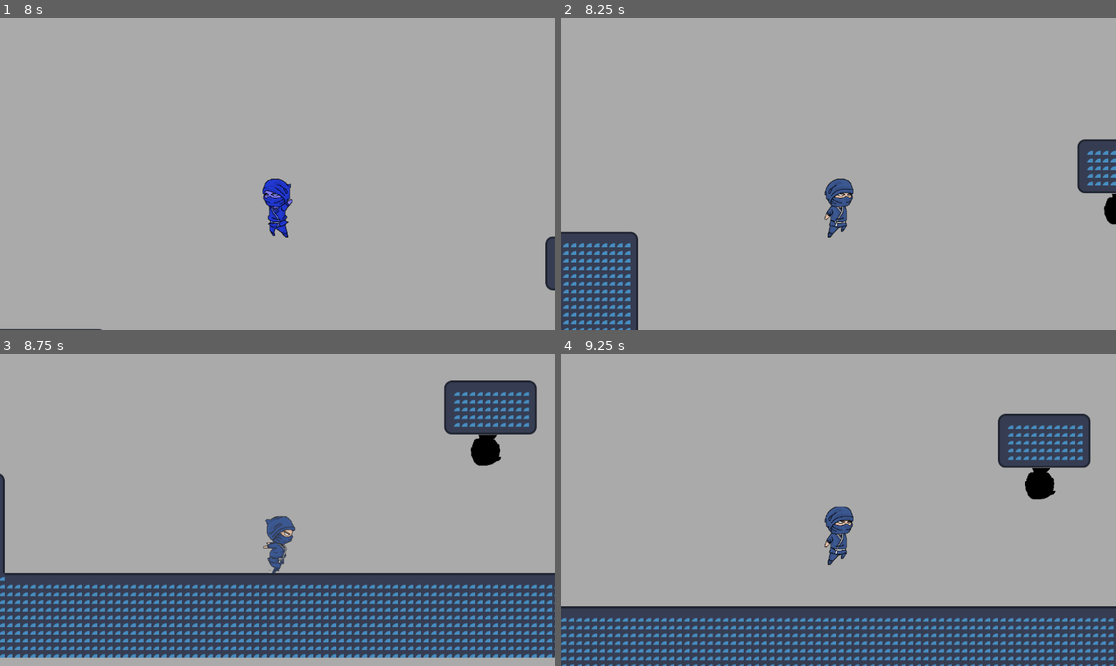
Above: before the commit, frames 1-4 (two rows, left to right).
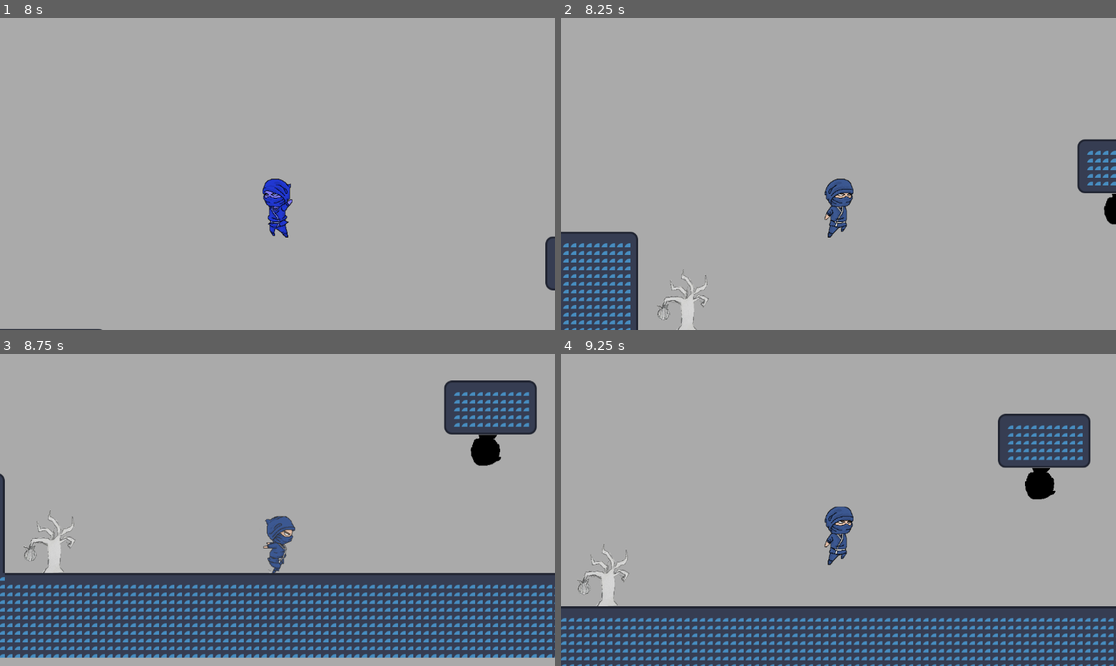
Above: after the commit, the same moments.

Repository: a24axeltl/project_game_dam
Game: Godot game, scene res://scenes/levels/test_room/test_room.tscn
Two runs of this game, one before a commit and one after it. Both use one fixed random seed, a clock stepped at 60 frames per second and the inputs below. This scene is started directly instead of the project's main scene. The engine's default icon, where the game draws it, is replaced by a stand-in: a white triangle on a blue panel in a dark square.
Inputs:
- Up to frame 1 (8 s): hold Up (up) 0.53-2.03 s; tap E (atq) at 0.6, 5.85 s; tap Space (salto) at 0.77, 1.52, 3.02, 3.77, 4.52, 6.02, 6.77, 7.52 s; tap D (dash) at 1.35, 6.6 s; hold Left (izq) 2.03-2.78 s; hold R (def) 2.03-2.78 s; hold Up (up) 2.78-4.28 s; tap Right (der) at 2.85 s; hold S (down_camera) 3.53-4.28 s; hold Down (down) 4.28-5.03 s; tap H (health) at 4.35 s; hold Up (up) 5.03-5.78 s; hold W (up_camera) 5.03-5.78 s; hold Left (izq) 5.78-7.28 s; hold Up (up) from 7.28 s (still down); tap R (def) at 7.35 s
- Up to frame 2 (8.25 s): keep holding Up (up); hold Right (der) from 8.03 s (still down)
- Up to frame 3 (8.75 s): keep holding Up (up); keep holding Right (der)
- Up to frame 4 (9.25 s): keep holding Up (up); release Right (der) at 8.78 s; tap S (down_camera) at 8.85 s; tap Space (salto) at 9.02 s

Frame 1 is identical in both runs. In frame 2, 0.5% of the frame differs, in the area x 17-27%, y 80-100%; in frame 3, 0.5%; in frame 4, 0.5%, in the area x 2-13%, y 60-81%.

Commit message:
Inserción de varios sprites y implementación de un objeto curativo

Diff:
--- a/scenes/exit_door/exit_door.tscn
+++ b/scenes/exit_door/exit_door.tscn
@@ -1,6 +1,6 @@
 [gd_scene format=3 uid="uid://bas6p1esj2ubb"]
 
-[ext_resource type="Texture2D" uid="uid://b40xa5fh8oh1q" path="res://assets/objects/exit_level/test_exit.png" id="1_1oyid"]
+[ext_resource type="Texture2D" uid="uid://b40xa5fh8oh1q" path="res://assets/objects/exit_object/test_exit.png" id="1_1oyid"]
 [ext_resource type="Script" uid="uid://irw8a3msrqv0" path="res://scenes/exit_door/exit_door.gd" id="1_oc1in"]
 
 [sub_resource type="RectangleShape2D" id="RectangleShape2D_1oyid"]
--- a/scenes/levels/test_room/test_room.tscn
+++ b/scenes/levels/test_room/test_room.tscn
@@ -6,6 +6,7 @@
 [ext_resource type="PackedScene" uid="uid://hpats7kjkppj" path="res://scenes/characters/enemies/attack_enemy/attack_enemy.tscn" id="4_riu6q"]
 [ext_resource type="TileSet" uid="uid://dxdjsbax8tlda" path="res://tilesets/test_assets.tres" id="4_watgw"]
 [ext_resource type="PackedScene" uid="uid://cbw1vab8rgi5l" path="res://scenes/characters/enemies/shooter_enemy/shooter_enemy.tscn" id="6_af4j7"]
+[ext_resource type="PackedScene" uid="uid://b6q6p3u67ia4q" path="res://scenes/objects/healing_objects/healing_object.tscn" id="6_perqg"]
 
 [sub_resource type="RectangleShape2D" id="RectangleShape2D_olv5d"]
 size = Vector2(4845, 20)
@@ -27,6 +28,9 @@
 [node name="ShooterEnemy" parent="." unique_id=1355098275 instance=ExtResource("6_af4j7")]
 position = Vector2(439, -63)
 
+[node name="HealingObject" parent="." unique_id=124032395 instance=ExtResource("6_perqg")]
+position = Vector2(-463, 131)
+
 [node name="Floor" type="RigidBody2D" parent="." unique_id=828943443]
 position = Vector2(-8, 709)
 collision_mask = 6
--- /dev/null
+++ b/scenes/objects/healing_objects/healing_object.gd
@@ -0,0 +1,12 @@
+extends Node2D
+
+@export var hitbox: Area2D
+@export var sprite: AnimatedSprite2D
+
+const heal: int = 1
+
+func _ready() -> void:
+	hitbox.area_entered.connect(_on_hitbox_player_enetered)
+
+func _on_hitbox_player_enetered(_area: Area2D):
+	PlayerController.add_life(heal)
--- /dev/null
+++ b/scenes/objects/healing_objects/healing_object.tscn
@@ -0,0 +1,45 @@
+[gd_scene format=3 uid="uid://b6q6p3u67ia4q"]
+
+[ext_resource type="Script" uid="uid://di513upgb0ojk" path="res://scenes/objects/healing_objects/healing_object.gd" id="1_pps8u"]
+[ext_resource type="Texture2D" uid="uid://c6f5fwu2u35d5" path="res://assets/objects/healing_object/HealingTreeNoFruit_WIP.png" id="1_pve6o"]
+[ext_resource type="Texture2D" uid="uid://c4rplw62o5pme" path="res://assets/objects/healing_object/HealingTreeFruit_WIP.png" id="2_pps8u"]
+
+[sub_resource type="SpriteFrames" id="SpriteFrames_luxx1"]
+animations = [{
+"frames": [{
+"duration": 1.0,
+"texture": ExtResource("1_pve6o")
+}],
+"loop": true,
+"name": &"no_fruit",
+"speed": 5.0
+}, {
+"frames": [{
+"duration": 1.0,
+"texture": ExtResource("2_pps8u")
+}],
+"loop": true,
+"name": &"with_fruit",
+"speed": 5.0
+}]
+
+[sub_resource type="RectangleShape2D" id="RectangleShape2D_dexks"]
+size = Vector2(105.75, 131)
+
+[node name="HealingObject" type="Node2D" unique_id=124032395 node_paths=PackedStringArray("hitbox", "sprite")]
+script = ExtResource("1_pps8u")
+hitbox = NodePath("Hitbox")
+sprite = NodePath("AnimatedSprite2D")
+
+[node name="AnimatedSprite2D" type="AnimatedSprite2D" parent="." unique_id=1748392901]
+scale = Vector2(0.21103895, 0.22103658)
+sprite_frames = SubResource("SpriteFrames_luxx1")
+animation = &"with_fruit"
+
+[node name="Hitbox" type="Area2D" parent="." unique_id=927324045]
+collision_layer = 8
+collision_mask = 3
+
+[node name="CollisionShape2D" type="CollisionShape2D" parent="Hitbox" unique_id=727113070]
+position = Vector2(-3.875, -3.5)
+shape = SubResource("RectangleShape2D_dexks")
Binary file added: assets/modificators/DamageUpgrade_WIP.png
Not shown, changed: assets/modificators/DamageUpgrade_WIP.png.import
Binary file added: assets/modificators/ExplosionHability_WIP.png
Not shown, added: assets/modificators/ExplosionHability_WIP.png.import
Binary file added: assets/modificators/LifeUpgrade_WIP.png
Not shown, added: assets/modificators/LifeUpgrade_WIP.png.import
Binary file added: assets/modificators/ShieldHability_WIP.png
Not shown, added: assets/modificators/ShieldHability_WIP.png.import
Binary file added: assets/modificators/TimeUpgrade_WIP.png
Not shown, added: assets/modificators/TimeUpgrade_WIP.png.import
Renamed: assets/objects/exit_level/test_exit.png -> assets/objects/exit_object/test_exit.png
Not shown, added: assets/objects/exit_object/test_exit.png.import
(and 7 more such lines)
